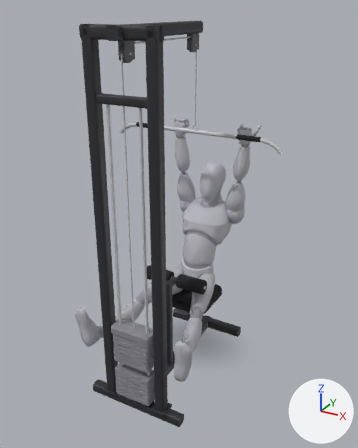
One commit to the glTF model app/src/main/assets/mannequins/close_grip_lat_pulldown.glb: the scene before it, then after it.
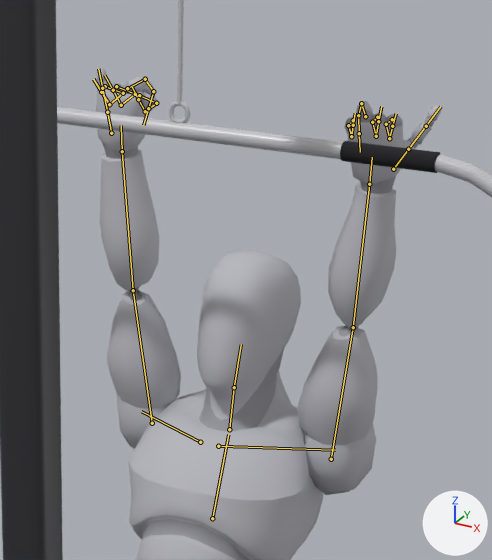
Old and new are each drawn whole from a 50 mm camera at (1.49, -2.95, 2.47) aimed at (0.02, -0.28, 1.13) and again close up on the part from 42% to 77% of the width and 22% to 54% of the height. Every picture has the same lights, and +X, +Y and +Z are marked at lower right. The older version's two pictures come first. Both versions are drawn at frame 0 of the action 'lowering'; the numbers are the values there. The bones that change, and the others that lie on the model, are drawn over the model as lines in the close-ups.

In view in the first close-up: 'body', 'body_1', 'cable_2', 'cable_27', 'cable_handle_0', 'cable_handle_3', 'cable_handle_4' and 1 more.
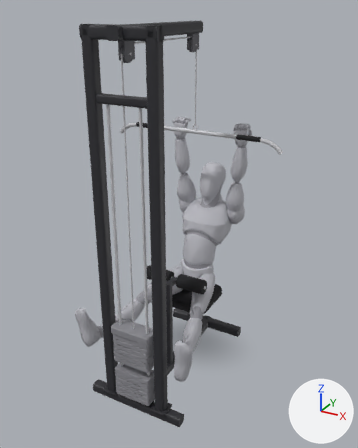
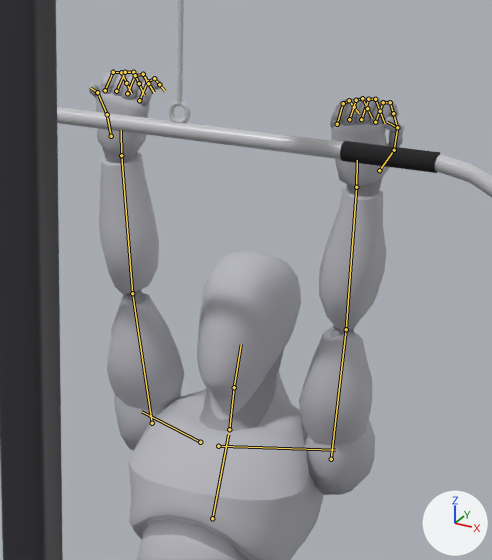
The edits, one by one:
Bone 'upperarm_l' (bone_upperarm_l) turns from (120, -62, -50) to (137, -48, -71) degrees about its own x, y and z.
Bone 'lowerarm_l' (bone_lowerarm_l) turns from (-1, -164, 0) to (-2, -145, 1) degrees about its own x, y and z.
Bone 'index_01_l' (bone_index_01_l) turns from (86, 42, -45) to (50, 0, 0) degrees about its own x, y and z.
Bone 'index_02_l' (bone_index_02_l) turns from (93, 47, -45) to (54, 0, 0) degrees about its own x, y and z.
Bone 'index_03_l' (bone_index_03_l) turns from (68, 29, -41) to (40, 0, 0) degrees about its own x, y and z.
Bone 'middle_01_l' (bone_middle_01_l) turns from (87, 42, -45) to (50, 0, 0) degrees about its own x, y and z.
Bone 'middle_02_l' (bone_middle_02_l) turns from (93, 47, -45) to (53, 0, 0) degrees about its own x, y and z.
Bone 'middle_03_l' (bone_middle_03_l) turns from (68, 28, -41) to (39, 0, 0) degrees about its own x, y and z.
Bone 'pinky_01_l' (bone_pinky_01_l) turns from (87, 42, -44) to (45, 0, 0) degrees about its own x, y and z.
Bone 'pinky_02_l' (bone_pinky_02_l) turns from (94, 47, -44) to (48, 0, 0) degrees about its own x, y and z.
Bone 'pinky_03_l' (bone_pinky_03_l) turns from (69, 28, -41) to (35, 0, 0) degrees about its own x, y and z.
Bone 'ring_01_l' (bone_ring_01_l) turns from (54, 18, -35) to (48, 0, 0) degrees about its own x, y and z.
Bone 'ring_02_l' (bone_ring_02_l) turns from (57, 20, -36) to (51, 0, 0) degrees about its own x, y and z.
Bone 'ring_03_l' (bone_ring_03_l) turns from (43, 12, -29) to (38, 0, 0) degrees about its own x, y and z.
Bone 'thumb_02_l' (bone_thumb_02_l) turns from (0, 0, 0) to (5, 3, -47) degrees about its own x, y and z.
Bone 'thumb_03_l' (bone_thumb_03_l) turns from (0, 0, 0) to (5, 3, -47) degrees about its own x, y and z.
Bone 'upperarm_r' (bone_upperarm_r) turns from (120, 62, 50) to (137, 48, 71) degrees about its own x, y and z.
Bone 'lowerarm_r' (bone_lowerarm_r) turns from (-1, 164, 0) to (-2, 145, -1) degrees about its own x, y and z.
Bone 'index_01_r' (bone_index_01_r) turns from (86, -42, 45) to (50, 0, 0) degrees about its own x, y and z.
Bone 'index_02_r' (bone_index_02_r) turns from (93, -47, 45) to (54, 0, 0) degrees about its own x, y and z.
Bone 'index_03_r' (bone_index_03_r) turns from (68, -29, 41) to (40, 0, 0) degrees about its own x, y and z.
Bone 'middle_01_r' (bone_middle_01_r) turns from (87, -42, 45) to (50, 0, 0) degrees about its own x, y and z.
Bone 'middle_02_r' (bone_middle_02_r) turns from (93, -47, 45) to (53, 0, 0) degrees about its own x, y and z.
Bone 'middle_03_r' (bone_middle_03_r) turns from (68, -28, 41) to (39, 0, 0) degrees about its own x, y and z.
Bone 'pinky_01_r' (bone_pinky_01_r) turns from (87, -42, 44) to (45, 0, 0) degrees about its own x, y and z.
Bone 'pinky_02_r' (bone_pinky_02_r) turns from (94, -47, 44) to (48, 0, 0) degrees about its own x, y and z.
Bone 'pinky_03_r' (bone_pinky_03_r) turns from (69, -28, 41) to (35, 0, 0) degrees about its own x, y and z.
Bone 'ring_01_r' (bone_ring_01_r) turns from (54, -18, 35) to (48, 0, 0) degrees about its own x, y and z.
Bone 'ring_02_r' (bone_ring_02_r) turns from (57, -20, 36) to (51, 0, 0) degrees about its own x, y and z.
Bone 'ring_03_r' (bone_ring_03_r) turns from (43, -12, 29) to (38, 0, 0) degrees about its own x, y and z.
Bone 'thumb_02_r' (bone_thumb_02_r) turns from (0, 0, 0) to (5, -3, 47) degrees about its own x, y and z.
Bone 'thumb_03_r' (bone_thumb_03_r) turns from (0, 0, 0) to (5, -3, 47) degrees about its own x, y and z.

Boxes (x1, y1, x2, y2) around the edits, measured in the close-ups (492 x 560 px):
'body', posed: before (96, 68, 443, 560); after (88, 70, 404, 560)
'body_1', posed: before (97, 77, 434, 560); after (93, 70, 400, 560)
bone 'upperarm_l', root to tip: before (331, 459) to (353, 327); after (331, 459) to (346, 329)
bone 'lowerarm_l', root to tip: before (353, 327) to (369, 184); after (346, 329) to (356, 187)
bone 'index_01_l', root to tip: before (392, 119) to (386, 124); after (375, 122) to (383, 102)
bone 'index_02_l', root to tip: before (386, 124) to (389, 138); after (383, 102) to (390, 102)
bone 'index_03_l', root to tip: before (389, 138) to (392, 126); after (390, 102) to (393, 113)
bone 'middle_01_l', root to tip: before (377, 117) to (372, 122); after (361, 119) to (368, 99)
bone 'middle_02_l', root to tip: before (372, 122) to (376, 136); after (368, 99) to (375, 99)
bone 'middle_03_l', root to tip: before (376, 136) to (378, 121); after (375, 99) to (380, 111)
bone 'pinky_01_l', root to tip: before (353, 120) to (348, 125); after (337, 124) to (343, 103)
bone 'pinky_02_l', root to tip: before (348, 125) to (351, 136); after (343, 103) to (349, 100)
bone 'pinky_03_l', root to tip: before (351, 136) to (353, 125); after (349, 100) to (354, 107)
bone 'ring_01_l', root to tip: before (365, 116) to (361, 103); after (349, 119) to (356, 100)
bone 'ring_02_l', root to tip: before (361, 103) to (358, 115); after (356, 100) to (362, 98)
bone 'ring_03_l', root to tip: before (358, 115) to (359, 133); after (362, 98) to (367, 108)
bone 'thumb_02_l', root to tip: before (408, 149) to (426, 126); after (394, 150) to (397, 127)
bone 'thumb_03_l', root to tip: before (426, 126) to (440, 106); after (397, 127) to (387, 122)
bone 'upperarm_r', root to tip: before (152, 423) to (133, 290); after (152, 423) to (132, 293)
bone 'lowerarm_r', root to tip: before (133, 290) to (122, 151); after (132, 293) to (121, 155)
bone 'index_01_r', root to tip: before (105, 86) to (123, 93); after (105, 90) to (113, 72)
bone 'index_02_r', root to tip: before (123, 93) to (109, 104); after (113, 72) to (121, 72)
bone 'index_03_r', root to tip: before (109, 104) to (101, 92); after (121, 72) to (126, 83)
bone 'middle_01_r', root to tip: before (116, 86) to (135, 94); after (116, 91) to (125, 72)
bone 'middle_02_r', root to tip: before (135, 94) to (121, 105); after (125, 72) to (133, 72)
bone 'middle_03_r', root to tip: before (121, 105) to (113, 90); after (133, 72) to (139, 83)
bone 'pinky_01_r', root to tip: before (139, 95) to (156, 103); after (139, 100) to (147, 81)
bone 'pinky_02_r', root to tip: before (156, 103) to (145, 111); after (147, 81) to (154, 78)
bone 'pinky_03_r', root to tip: before (145, 111) to (138, 99); after (154, 78) to (159, 84)
bone 'ring_01_r', root to tip: before (127, 88) to (145, 79); after (127, 93) to (135, 75)
bone 'ring_02_r', root to tip: before (145, 79) to (153, 91); after (135, 75) to (143, 74)
bone 'ring_03_r', root to tip: before (153, 91) to (148, 108); after (143, 74) to (148, 83)
bone 'thumb_02_r', root to tip: before (107, 112) to (102, 88); after (107, 114) to (97, 92)
bone 'thumb_03_r', root to tip: before (102, 88) to (98, 68); after (97, 92) to (90, 87)
